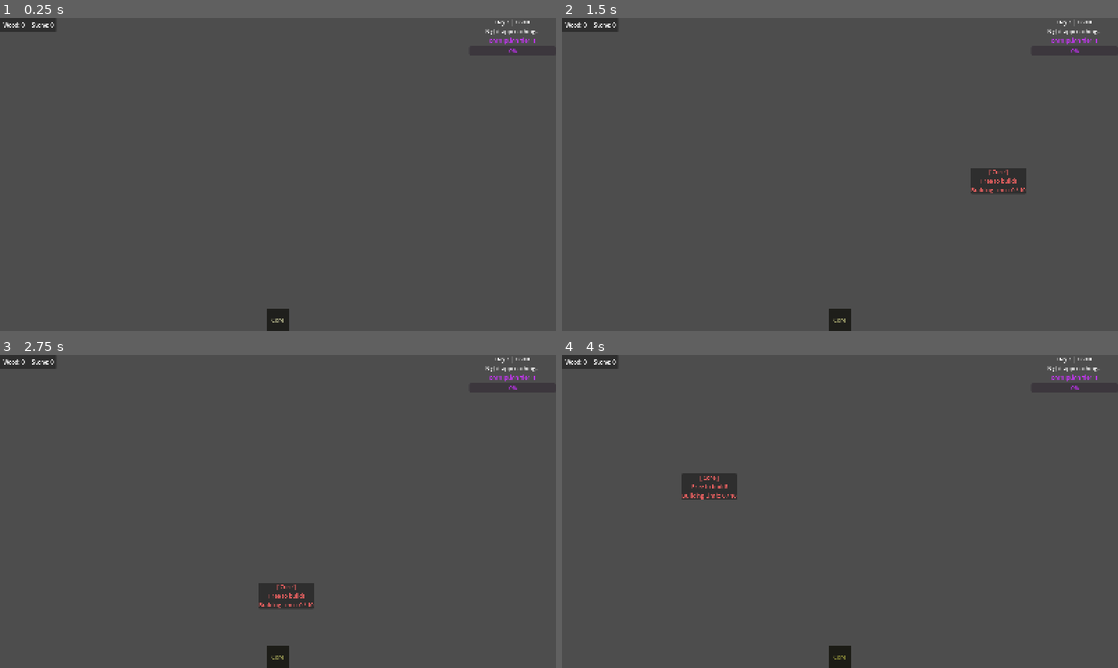
Above: before the commit, frames 1-4 (two rows, left to right).
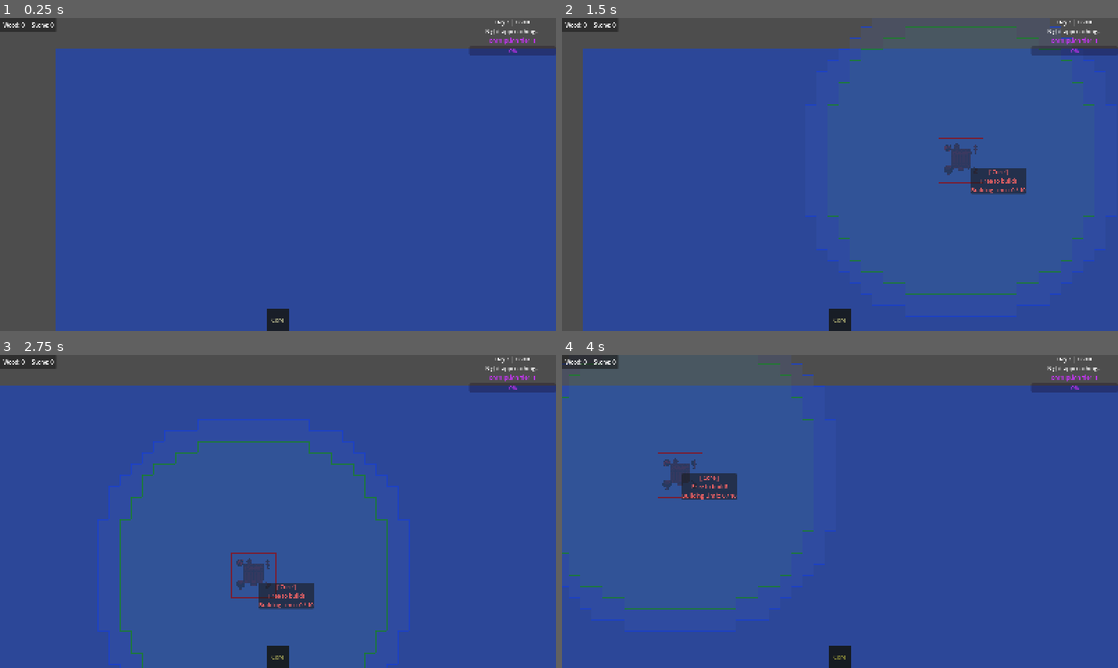
Above: after the commit, the same moments.

Repository: ColdTerror/Core-and-Conveyor
Game: Godot game, scene res://scenes/level.tscn
The game is run twice, just before and just after one commit, with the same random seed, the same clock (stepped at 60 frames per second) and the same inputs. The engine's default icon, where the game draws it, is replaced by a stand-in: a white triangle on a blue panel in a dark square. Sound files missing from this copy of the repository are replaced by a short silence.
Inputs (mouse positions are in pixels of both pictures, inside the frame that each line leads up to):
- Up to frame 1 (0.25 s): no input
- Up to frame 2 (1.5 s): click "Core" at 0.5 s; tap Enter at 1.25 s; move the mouse to (962, 158) at 1.27 s; hold D from 1.28 s (still down); hold X (deconstruct_hotkey) from 1.28 s (still down); click (962, 158) at 1.42 s
- Up to frame 3 (2.75 s): release D at 2 s; release X (deconstruct_hotkey) at 2 s; drag from (166, 527) to (250, 574) at 2.02 s
- Up to frame 4 (4 s): tap Space at 2.75 s; move the mouse to (895, 442) at 2.77 s; hold D 2.78-3.5 s; hold R (rotate_tile) 2.78-3.5 s; drag from (812, 574) to (673, 464) at 3.52 s

The runs differ from the first frame. In frame 1, 81% of the frame differs, in the area x 10-100%, y 9-100%; in frame 2, 86%; in frame 3, 90%; in frame 4, 90%, in the area x 0-100%, y 2-100%.

Commit message:
start playing sunrise when launching

Diff:
--- a/scenes/level.tscn
+++ b/scenes/level.tscn
@@ -117,8 +117,9 @@
 [node name="Pathfinder" type="Node2D" parent="." unique_id=1266074560]
 script = ExtResource("29_7agi7")
 
-[node name="TimeManager" type="Node2D" parent="." unique_id=1909731771]
+[node name="TimeManager" type="Node2D" parent="." unique_id=1909731771 node_paths=PackedStringArray("lighting_modulate")]
 script = ExtResource("23_asl66")
+lighting_modulate = NodePath("../DayNightLighting")
 
 [node name="DayNightLighting" type="CanvasModulate" parent="." unique_id=492842884]
 color = Color(1, 1, 1, 0)
--- a/scripts/Managers/audio_manager.gd
+++ b/scripts/Managers/audio_manager.gd
@@ -24,7 +24,7 @@
 func _ready():
 	# --- NEW: Tell the player to run a function when the song ends ---
 	music_player.finished.connect(_on_music_finished)
-	# We don't play a track here anymore. TimeManager will tell us what to play when it loads!
+	AudioManager.play_next_track_with_fade("Sunrise", 0.5)
 
 # ==========================================
 # MUSIC LOGIC
